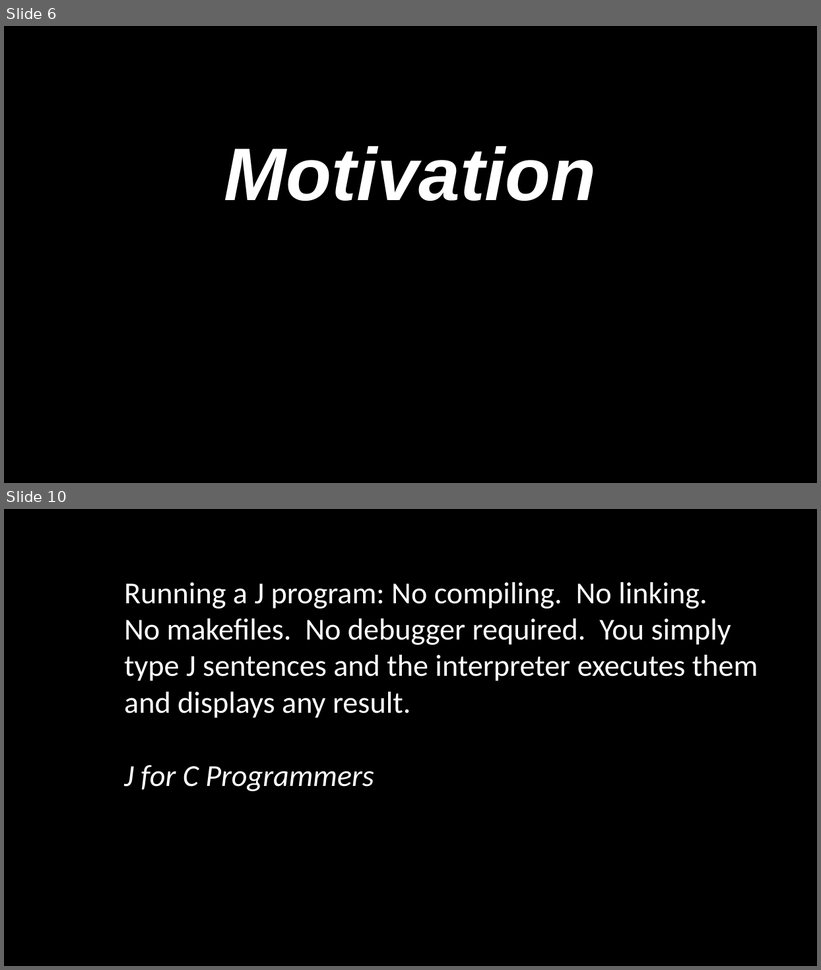
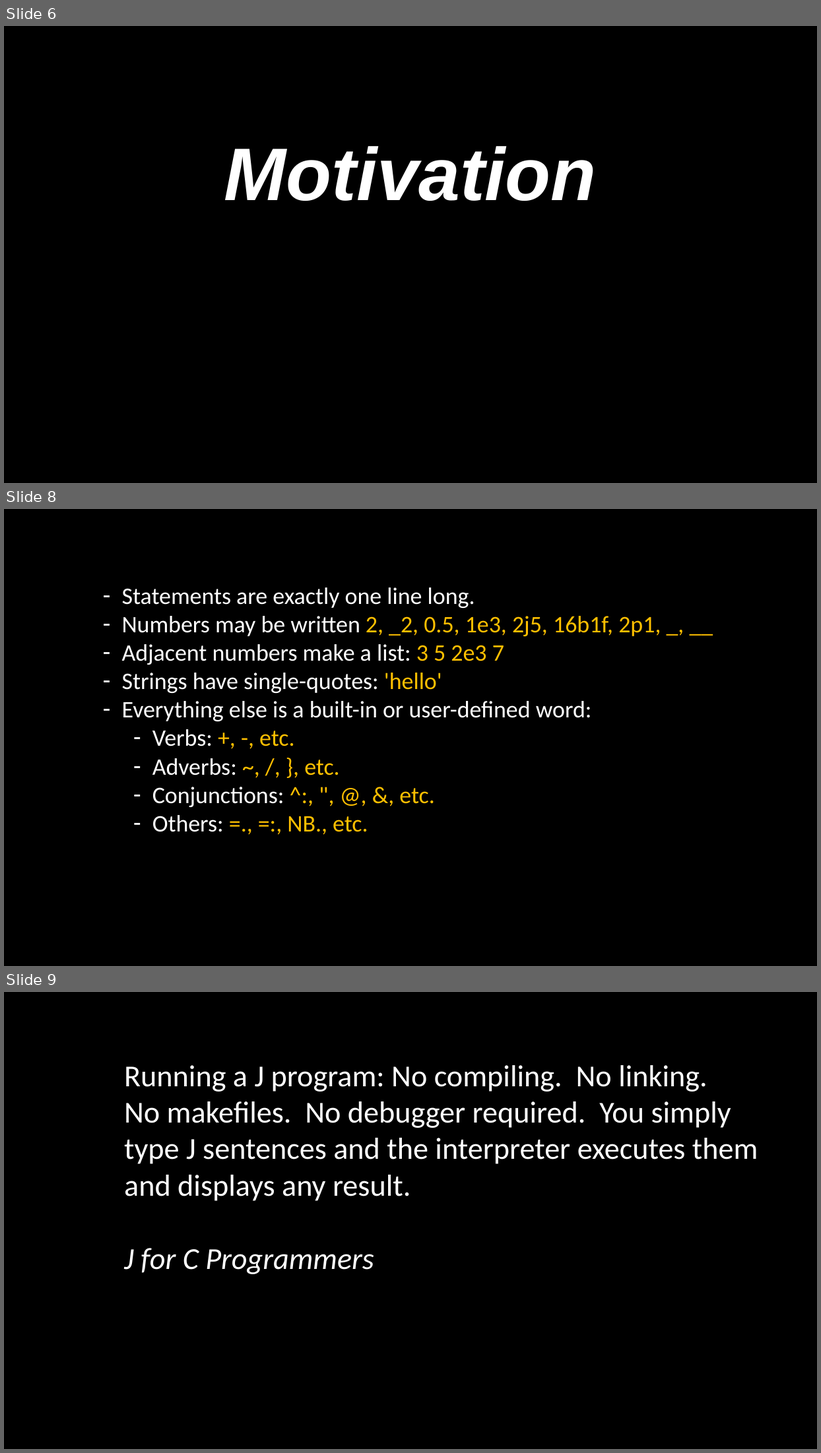
Before and after one commit to joshuaeckroth/zigzag, a slide deck: slides/zigzag.pptx. Shown one above the other, each under a label of ours: slides 6 and 10 before the commit, slides 6, 8 and 9 after it; the slides between them are not shown. The pictures are 821x970 and 821x1453 pixels, drawn with LibreOffice and Linux fonts; fonts in the diff are those of the drawing. Boxes give left, top, right and bottom in pixels: in the first picture for what was removed or moved away, otherwise in the second. Text is boxed around its words. In the diff, an @@ line names an element or a change of style, - is before the commit and + after.

```diff
--- a/slides/zigzag.pptx
+++ b/slides/zigzag.pptx
@@ slide 8 added at (4, 509, 817, 966), background #000000 @@
@@ text added at (122, 588, 661, 835), 28 pt, text #FFFFFF @@
+– Statements are exactly one line long.
+– Numbers may be written 2, _2, 0.5, 1e3, 2j5, 16b1f, 2p1, _, __
+– Adjacent numbers make a list: 3 5 2e3 7
+– Strings have single-quotes: 'hello'
+– Everything else is a built-in or user-defined word:
+  – Verbs: +, -, etc.
+  – Adverbs: ~, /, }, etc.
+  – Conjunctions: ^:, ", @, &, etc.
+  – Others: =., =:, NB., etc.
@@ what was slide 10 is now slide 9 @@
```
Also in this commit, not shown: 2 slides changed, 32 other slides added, 3 slides removed.
